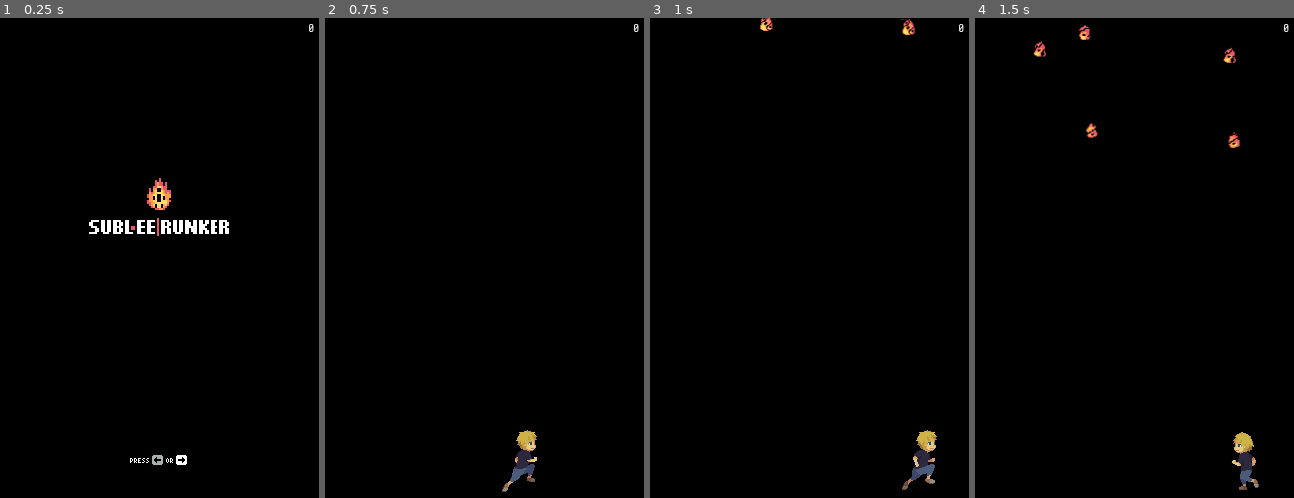
Above: before the commit, frames 1-4 (left to right).
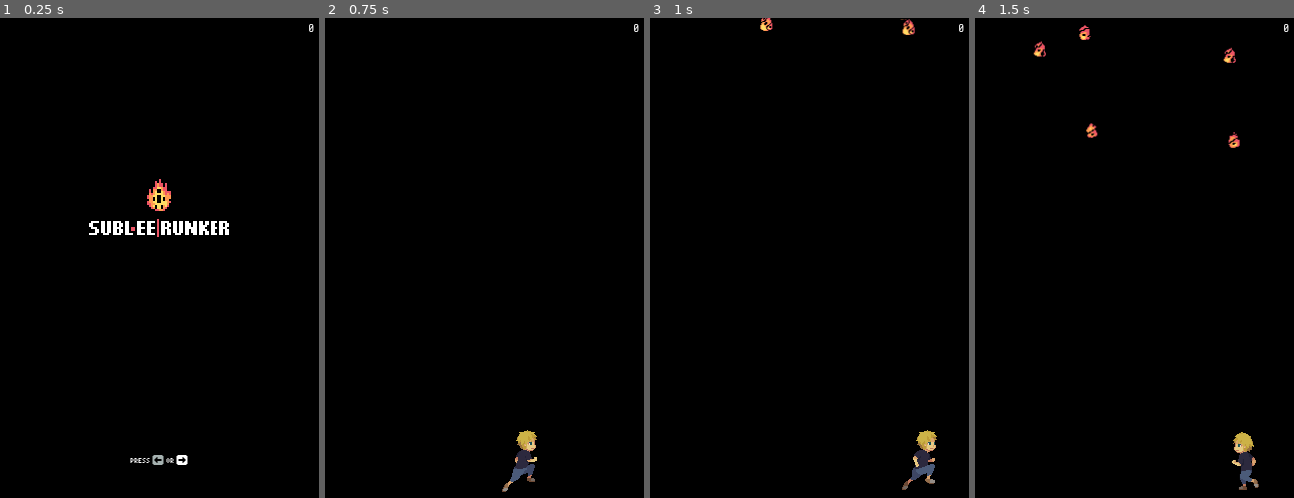
Above: after the commit, the same moments.

Repository: yeonghoey/subleerunker-gd
Game: Godot game, scene res://main/main.tscn
Two runs of this game, one before a commit and one after it. Both use one fixed random seed, a clock stepped at 60 frames per second and the inputs below.
Inputs:
- Up to frame 1 (0.25 s): no input
- Up to frame 2 (0.75 s): tap Enter at 0.5 s; hold Right (ui_right) from 0.53 s (still down)
- Up to frame 3 (1 s): keep holding Right (ui_right)
- Up to frame 4 (1.5 s): release Right (ui_right) at 1.28 s; hold Left (ui_left) from 1.28 s (still down)

The runs differ from the first frame. In frame 1, 0.4% of the frame differs, in the area x 27-72%, y 33-94%; in frame 2, nothing differs; in frame 3, nothing differs; in frame 4, nothing differs.

Commit message:
Refactor game/menu

Diff:
--- a/godot/classes/sprite_pack.gd
+++ b/godot/classes/sprite_pack.gd
@@ -4,3 +4,6 @@
 
 #warning-ignore:unused_class_variable
 export(Dictionary) var data = {}
+
+func head(id: String) -> Texture:
+	return data[id][0]["texture"]
--- a/godot/cli/compile_sprite_pack.gd
+++ b/godot/cli/compile_sprite_pack.gd
@@ -55,7 +55,8 @@
 	for key in data:
 		var value = data[key]
 		var parts = key.rsplit(":", true, 1)
-		var id = parts[0]
+		# Remove trailing "_", for single tag sprites.
+		var id = parts[0].trim_suffix("_")
 		var frame_num = int(parts[1])
 		if not interim.has(id):
 			interim[id] = []
--- a/godot/flame/flame.gd
+++ b/godot/flame/flame.gd
@@ -5,7 +5,6 @@
 
 func _ready():
 	$SpriteAnimator.sprite_pack = load("res://sprite_packs/default/pack.tres")
-	$SpriteAnimator.play("flame_burn")
 
 func _physics_process(delta):
 	update_velocity()
--- a/godot/flame/flame.tscn
+++ b/godot/flame/flame.tscn
@@ -28,6 +28,7 @@
 script = ExtResource( 1 )
 
 [node name="SpriteAnimator" type="AnimationPlayer" parent="."]
+autoplay = "flame_burn"
 anims/flame_burn = SubResource( 1 )
 script = ExtResource( 2 )
 animated_sprite_path = NodePath("../AnimatedSprite")
--- a/godot/flame/flame_land.gd
+++ b/godot/flame/flame_land.gd
@@ -2,7 +2,6 @@
 
 func _ready():
 	$SpriteAnimator.sprite_pack = load("res://sprite_packs/default/pack.tres")
-	$SpriteAnimator.play("flame_land")
 	$SpriteAnimator.connect("animation_finished", self, "_on_finished")
 
 func _on_finished(anim: String):
--- a/godot/flame/flame_land.tscn
+++ b/godot/flame/flame_land.tscn
@@ -1,10 +1,13 @@
-[gd_scene load_steps=5 format=2]
+[gd_scene load_steps=6 format=2]
 
 [ext_resource path="res://flame/flame_land.gd" type="Script" id=1]
 [ext_resource path="res://classes/sprite_animator.gd" type="Script" id=2]
 [ext_resource path="res://flame/flame_land.wav" type="AudioStream" id=3]
 
-[sub_resource type="SpriteFrames" id=1]
+[sub_resource type="Animation" id=1]
+resource_name = "flame_land"
+
+[sub_resource type="SpriteFrames" id=2]
 animations = [ {
 "frames": [  ],
 "loop": true,
@@ -19,12 +22,14 @@
 script = ExtResource( 1 )
 
 [node name="SpriteAnimator" type="AnimationPlayer" parent="."]
+autoplay = "flame_land"
+anims/flame_land = SubResource( 1 )
 script = ExtResource( 2 )
 animated_sprite_path = NodePath("../AnimatedSprite")
 sprite_ids = PoolStringArray( "flame_land" )
 
 [node name="AnimatedSprite" type="AnimatedSprite" parent="."]
-frames = SubResource( 1 )
+frames = SubResource( 2 )
 
 [node name="AudioStreamPlayer" type="AudioStreamPlayer" parent="."]
 stream = ExtResource( 3 )
--- a/godot/game/game.tscn
+++ b/godot/game/game.tscn
@@ -3,7 +3,7 @@
 [ext_resource path="res://game/game.gd" type="Script" id=1]
 [ext_resource path="res://game/wall.tscn" type="PackedScene" id=2]
 [ext_resource path="res://game/floor.tscn" type="PackedScene" id=3]
-[ext_resource path="res://game/bgm.wav" type="AudioStream" id=4]
+[ext_resource path="res://game/game.wav" type="AudioStream" id=4]
 
 [node name="Game" type="Node"]
 script = ExtResource( 1 )
--- a/godot/menu/key-0.tres
+++ /dev/null
@@ -1,7 +0,0 @@
-[gd_resource type="AtlasTexture" load_steps=2 format=2]
-
-[ext_resource path="res://atlas.png" type="Texture" id=1]
-
-[resource]
-atlas = ExtResource( 1 )
-region = Rect2( 150, 304, 65, 14 )
--- a/godot/menu/key-1.tres
+++ /dev/null
@@ -1,7 +0,0 @@
-[gd_resource type="AtlasTexture" load_steps=2 format=2]
-
-[ext_resource path="res://atlas.png" type="Texture" id=1]
-
-[resource]
-atlas = ExtResource( 1 )
-region = Rect2( 150, 320, 65, 14 )
--- a/godot/menu/logo.tres
+++ /dev/null
@@ -1,11 +0,0 @@
-[gd_resource type="AtlasTexture" load_steps=2 format=2]
-
-[ext_resource path="res://atlas.png" type="Texture" id=1]
-
-[resource]
-
-flags = 0
-atlas = ExtResource( 1 )
-region = Rect2( 0, 268, 148, 66 )
-margin = Rect2( 0, 0, 0, 0 )
-filter_clip = false
--- a/godot/menu/menu.gd
+++ b/godot/menu/menu.gd
@@ -1,6 +1,11 @@
-extends Node
+extends Node2D
 
 var signaled := false
+
+func _ready():
+	var pack = load("res://sprite_packs/default/pack.tres")
+	$Logo.texture = pack.head("logo")
+	$SpriteAnimator.sprite_pack = pack
 
 func _unhandled_input(event):
 	if signaled:
--- a/godot/menu/menu.tscn
+++ b/godot/menu/menu.tscn
@@ -1,26 +1,33 @@
-[gd_scene load_steps=6 format=2]
+[gd_scene load_steps=5 format=2]
 
 [ext_resource path="res://menu/menu.gd" type="Script" id=1]
-[ext_resource path="res://menu/logo.tres" type="Texture" id=2]
-[ext_resource path="res://menu/key-0.tres" type="Texture" id=3]
-[ext_resource path="res://menu/key-1.tres" type="Texture" id=4]
+[ext_resource path="res://classes/sprite_animator.gd" type="Script" id=2]
 
-[sub_resource type="SpriteFrames" id=1]
+[sub_resource type="Animation" id=1]
+resource_name = "key"
+loop = true
+
+[sub_resource type="SpriteFrames" id=2]
 animations = [ {
-"frames": [ ExtResource( 3 ), ExtResource( 4 ) ],
+"frames": [  ],
 "loop": true,
 "name": "default",
-"speed": 1.0
+"speed": 5.0
 } ]
 
-[node name="Node" type="Node"]
+[node name="Menu" type="Node2D"]
 script = ExtResource( 1 )
 
-[node name="Sprite" type="Sprite" parent="."]
+[node name="Logo" type="Sprite" parent="."]
 position = Vector2( 160, 189 )
-texture = ExtResource( 2 )
+
+[node name="SpriteAnimator" type="AnimationPlayer" parent="."]
+autoplay = "key"
+anims/key = SubResource( 1 )
+script = ExtResource( 2 )
+animated_sprite_path = NodePath("../../Menu/AnimatedSprite")
+sprite_ids = PoolStringArray( "key" )
 
 [node name="AnimatedSprite" type="AnimatedSprite" parent="."]
 position = Vector2( 160, 442 )
-frames = SubResource( 1 )
-playing = true
+frames = SubResource( 2 )
--- a/godot/player/player.gd
+++ b/godot/player/player.gd
@@ -11,7 +11,6 @@
 
 func _ready():
 	$SpriteAnimator.sprite_pack = load("res://sprite_packs/default/pack.tres")
-	$SpriteAnimator.play("player_idle")
 	$Head.connect("body_entered", self, "_on_Head_body_entered")
 
 func _unhandled_input(event):
--- a/godot/player/player.tscn
+++ b/godot/player/player.tscn
@@ -29,6 +29,7 @@
 }
 
 [node name="SpriteAnimator" type="AnimationPlayer" parent="."]
+autoplay = "player_idle"
 anims/player_idle = SubResource( 1 )
 anims/player_run = SubResource( 2 )
 script = ExtResource( 2 )
--- a/godot/player/player_die.gd
+++ b/godot/player/player_die.gd
@@ -3,7 +3,6 @@
 func _ready():
 	$SpriteAnimator.sprite_pack = load("res://sprite_packs/default/pack.tres")
 	$SpriteAnimator.connect("animation_finished", self, "_on_finished")
-	$SpriteAnimator.play("player_die")
 
 func _on_finished(anim: String):
 	queue_free()
--- a/godot/player/player_die.tscn
+++ b/godot/player/player_die.tscn
@@ -1,13 +1,18 @@
-[gd_scene load_steps=4 format=2]
+[gd_scene load_steps=5 format=2]
 
 [ext_resource path="res://player/player_die.gd" type="Script" id=1]
 [ext_resource path="res://classes/sprite_animator.gd" type="Script" id=2]
 [ext_resource path="res://player/player_die.wav" type="AudioStream" id=3]
 
+[sub_resource type="Animation" id=1]
+resource_name = "player_die"
+
 [node name="PlayerDie" type="Node2D"]
 script = ExtResource( 1 )
 
 [node name="SpriteAnimator" type="AnimationPlayer" parent="."]
+autoplay = "player_die"
+anims/player_die = SubResource( 1 )
 script = ExtResource( 2 )
 animated_sprite_path = NodePath("../AnimatedSprite")
 sprite_ids = PoolStringArray( "player_die" )
--- a/godot/sprite_packs/default/data.json
+++ b/godot/sprite_packs/default/data.json
@@ -79,23 +79,23 @@
     "sourceSize": { "w": 22, "h": 16 },
     "duration": 40
    },
-   "key_self:0": {
+   "key_:0": {
     "frame": { "x": 419, "y": 144, "w": 65, "h": 14 },
     "rotated": false,
     "trimmed": false,
     "spriteSourceSize": { "x": 0, "y": 0, "w": 65, "h": 14 },
     "sourceSize": { "w": 65, "h": 14 },
-    "duration": 100
-   },
-   "key_self:1": {
+    "duration": 1000
+   },
+   "key_:1": {
     "frame": { "x": 354, "y": 144, "w": 65, "h": 14 },
     "rotated": false,
     "trimmed": false,
     "spriteSourceSize": { "x": 0, "y": 0, "w": 65, "h": 14 },
     "sourceSize": { "w": 65, "h": 14 },
-    "duration": 100
-   },
-   "logo_self:0": {
+    "duration": 1000
+   },
+   "logo_:0": {
     "frame": { "x": 0, "y": 0, "w": 148, "h": 66 },
     "rotated": false,
     "trimmed": false,
--- a/godot/sprite_packs/default/pack.tres
+++ b/godot/sprite_packs/default/pack.tres
@@ -253,14 +253,14 @@
 "duration": 40.0,
 "texture": SubResource( 10 )
 } ],
-"key_self": [ {
-"duration": 100.0,
+"key": [ {
+"duration": 1000.0,
 "texture": SubResource( 11 )
 }, {
-"duration": 100.0,
+"duration": 1000.0,
 "texture": SubResource( 12 )
 } ],
-"logo_self": [ {
+"logo": [ {
 "duration": 100.0,
 "texture": SubResource( 13 )
 } ],
Not shown, changed: godot/game/game.wav.import
Not shown, added: godot/game/game.wav
Not shown, changed: sprites/default/key.aseprite
Not shown, changed: sprites/default/logo.aseprite
